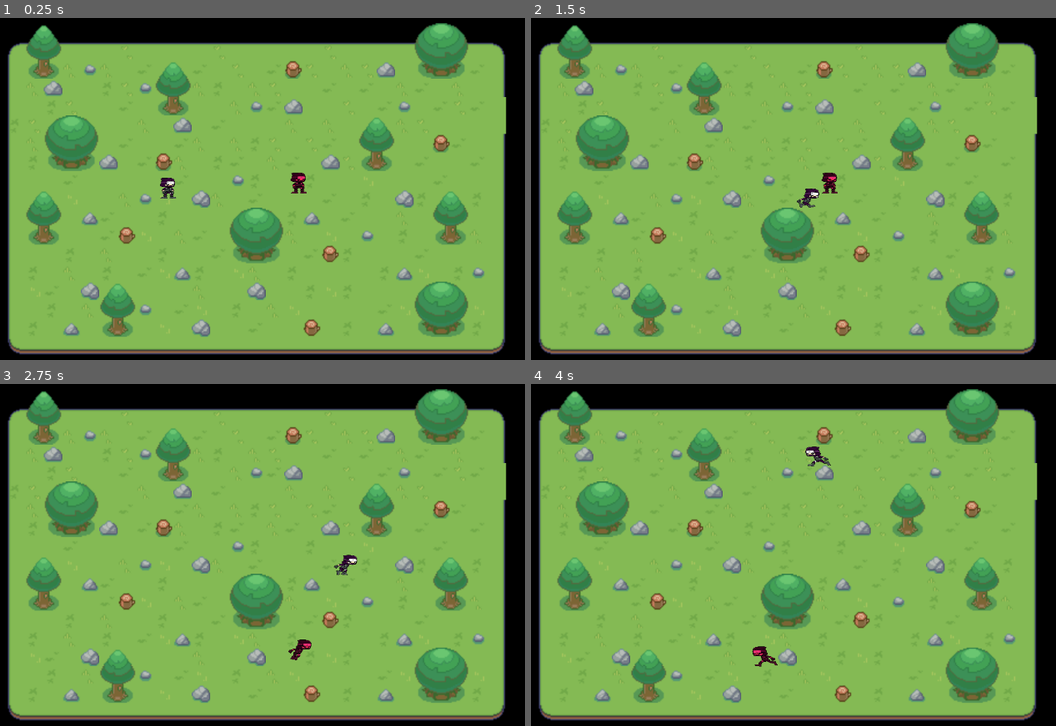
Above: before the commit, frames 1-4 (two rows, left to right).
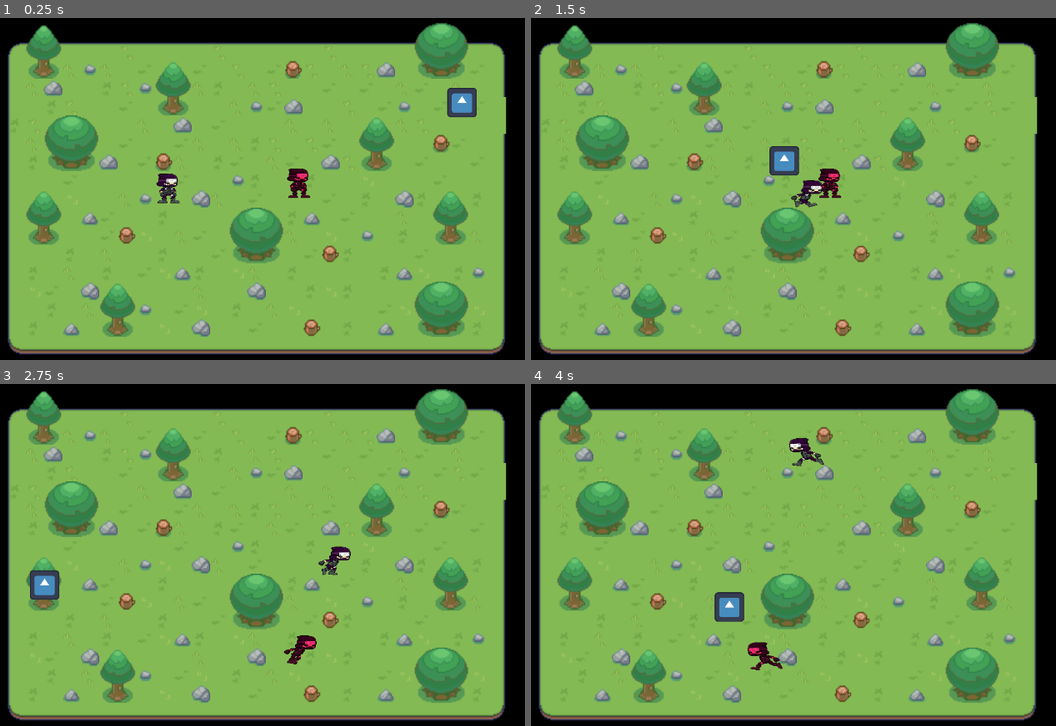
Above: after the commit, the same moments.

Repository: CISC204-S26/final-project-team-6
Game: Godot game, scene res://Scenes/Level1.tscn
Two runs of this game, one before a commit and one after it. Both use one fixed random seed, a clock stepped at 60 frames per second and the inputs below. The engine's default icon, where the game draws it, is replaced by a stand-in: a white triangle on a blue panel in a dark square.
Inputs:
- Up to frame 1 (0.25 s): no input
- Up to frame 2 (1.5 s): hold D (move_right) 0.53-1.28 s; tap Q (Shuriken) at 0.6 s; hold S (move_down) from 1.28 s (still down); tap Space (p1_interact) at 1.35 s
- Up to frame 3 (2.75 s): release S (move_down) at 2.03 s; hold D (move_right) from 2.03 s (still down); hold K (p2_down) from 2.03 s (still down)
- Up to frame 4 (4 s): release D (move_right) at 2.78 s; release K (p2_down) at 2.78 s; hold W (move_up) 2.78-3.53 s; tap U (p2_interact) at 2.85 s; hold A (move_left) from 3.53 s (still down); hold J (p2_left) from 3.53 s (still down)

The runs differ from the first frame. In frame 1, 1.0% of the frame differs, in the area x 29-91%, y 20-55%; in frame 2, 1.0%; in frame 3, 1.1%; in frame 4, 1.1%, in the area x 34-58%, y 15-84%.

Commit message:
Tree Collision Bug Fix
Fixed the trees not having collision for the players, and changed enemy bounds for random movement on level 1

Diff:
--- a/final_project_all_together_now/Scenes/Level1.tscn
+++ b/final_project_all_together_now/Scenes/Level1.tscn
@@ -1,11 +1,12 @@
 [gd_scene format=4 uid="uid://do7oka5m4iobj"]
 
-[ext_resource type="Texture2D" uid="uid://buml2jw0mdmbe" path="res://Assets/TileMap2.2.0.png" id="1_kwbpf"]
-[ext_resource type="PackedScene" uid="uid://cab6ui4gxt301" path="res://Scenes/Player1.tscn" id="2_mxmxo"]
-[ext_resource type="PackedScene" uid="uid://wttuql64pwyv" path="res://Scenes/Player2.tscn" id="3_cw237"]
+[ext_resource type="Texture2D" uid="uid://buml2jw0mdmbe" path="res://Assets/TileMap2.2.0.png" id="1_jghel"]
+[ext_resource type="PackedScene" uid="uid://cab6ui4gxt301" path="res://Scenes/Player1.tscn" id="2_slnnj"]
+[ext_resource type="PackedScene" uid="uid://wttuql64pwyv" path="res://Scenes/Player2.tscn" id="3_t3or0"]
+[ext_resource type="PackedScene" uid="uid://be8g3tmo1saps" path="res://Scenes/Enemy_Test.tscn" id="4_ysn8j"]
 
 [sub_resource type="TileSetAtlasSource" id="TileSetAtlasSource_mxmxo"]
-texture = ExtResource("1_kwbpf")
+texture = ExtResource("1_jghel")
 0:0/0 = 0
 1:0/0 = 0
 2:0/0 = 0
@@ -382,8 +383,14 @@
 position = Vector2(295, -56)
 shape = SubResource("RectangleShape2D_1x4av")
 
-[node name="Player1" parent="." unique_id=1418239182 instance=ExtResource("2_mxmxo")]
+[node name="Player1" parent="." unique_id=1418239182 instance=ExtResource("2_slnnj")]
 position = Vector2(419, 311)
-
-[node name="Player2" parent="." unique_id=541688721 instance=ExtResource("3_cw237")]
+scale = Vector2(1.4, 1.4)
+
+[node name="Player2" parent="." unique_id=541688721 instance=ExtResource("3_t3or0")]
 position = Vector2(645, 302)
+scale = Vector2(1.4, 1.4)
+
+[node name="EnemyTest" parent="." unique_id=1349215165 instance=ExtResource("4_ysn8j")]
+position = Vector2(783, 336)
+scale = Vector2(0.4, 0.4)
--- a/final_project_all_together_now/Scenes/node_2d.tscn
+++ /dev/null
@@ -1,8 +0,0 @@
-[gd_scene format=3 uid="uid://cyqgey4kqmp6g"]
-
-[ext_resource type="Texture2D" uid="uid://bm6ljet3qrdys" path="res://Assets/icon.svg" id="1_j2wod"]
-
-[node name="Node2D" type="Node2D" unique_id=1235009487]
-
-[node name="Brian was Here" type="Sprite2D" parent="." unique_id=830732615]
-texture = ExtResource("1_j2wod")
--- a/final_project_all_together_now/Scenes/node_2d_2.tscn
+++ /dev/null
@@ -1,9 +0,0 @@
-[gd_scene format=3 uid="uid://cf5x4n0pfrxk1"]
-
-[ext_resource type="Texture2D" uid="uid://bm6ljet3qrdys" path="res://Assets/icon.svg" id="1_icdqf"]
-
-[node name="Node2d2" type="Node2D" unique_id=915994297]
-
-[node name="Ryan Was here" type="Sprite2D" parent="." unique_id=65272809]
-position = Vector2(0, 84)
-texture = ExtResource("1_icdqf")
--- a/final_project_all_together_now/Scripts/enemy_test.gd
+++ b/final_project_all_together_now/Scripts/enemy_test.gd
@@ -1,9 +1,9 @@
 extends Sprite2D
 
-var leftBound = 50.0
-var rightBound = 1100.0
-var topBound = 50.0
-var bottomBound = 600.0
+var leftBound = 150.0
+var rightBound = 1000.0
+var topBound = 100.0
+var bottomBound = 550.0
 var movementSpeed = 300.0
 var health = 1
 
Not shown: 1 places in final_project_all_together_now/Scenes/Level1.tscn that only renumber resources
